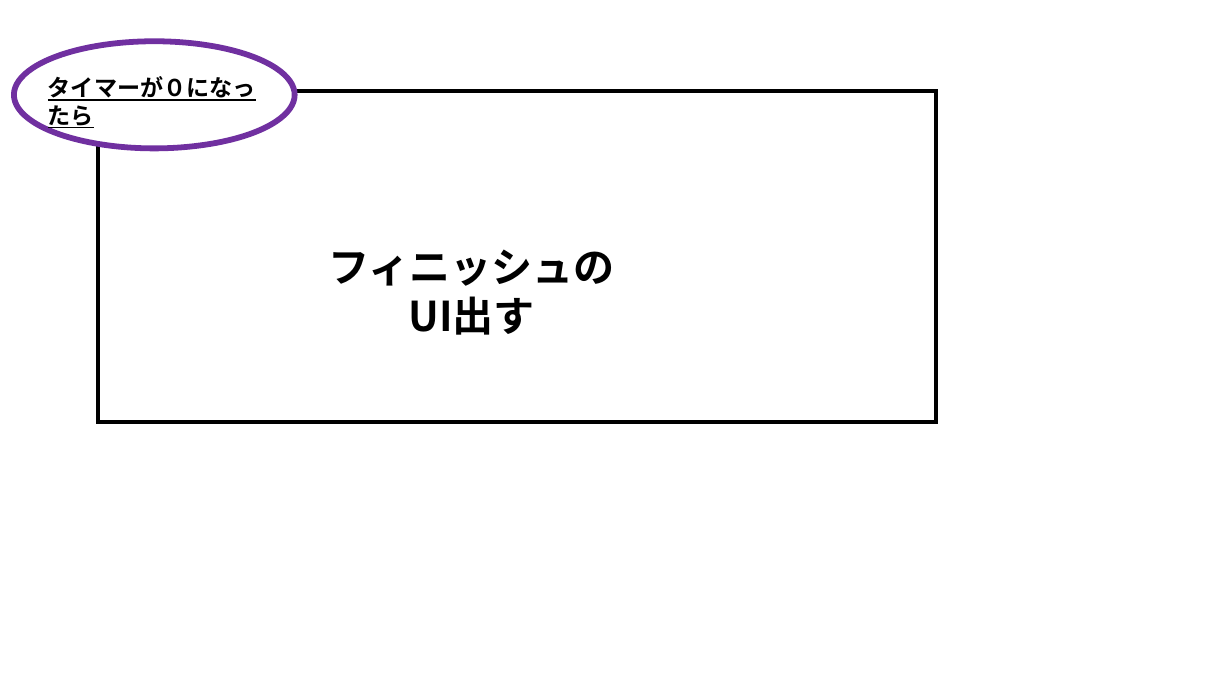
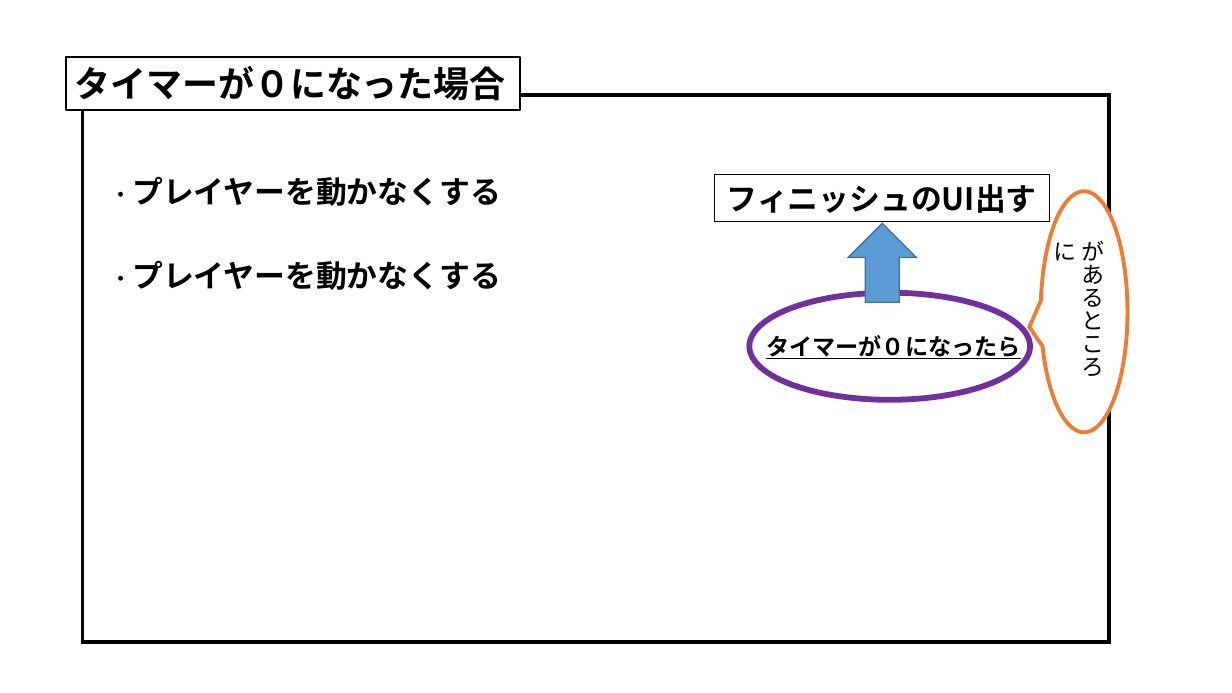
Before and after one commit to MizukiKato0416/sotsugyou_time_kato, a slide deck: slide 19 of 卒業制作_風船わりゲーム（仮）.pptx (slide 17 before the commit). Drawn at 1232x693 pixels with LibreOffice and Linux fonts; fonts in the diff are those of the drawing. Boxes give left, top, right and bottom in pixels: in the first picture for what was removed or moved away, otherwise in the second. Text is boxed around its words. In the diff, an @@ line names an element or a change of style, - is before the commit and + after.

```diff
--- a/卒業制作_風船わりゲーム（仮）.pptx
+++ b/卒業制作_風船わりゲーム（仮）.pptx
@@ rectangle added at (66,57,519,110), fill #FFFFFF, outline #000000 1.5 pt, 28 pt, text #000000, bold @@
+タイマーが０になった場合
@@ rectangle: place and size @@
-rectangle at (98,91,936,422)
+rectangle at (82,95,1109,642)
@@ text added at (109,176,501,206), 24 pt, text #000000, bold @@
+・プレイヤーを動かなくする
@@ rectangle "フィニッシュのUI出す": place and size @@
-rectangle "フィニッシュのUI出す" at (328,249,615,335)
+rectangle "フィニッシュのUI出す" at (714,175,1049,221)
@@ rectangle "フィニッシュのUI出す" at (714,175,1049,221): size 32 to 24 pt; outline none to #000000 0.75 pt @@
@@ speech bubble added at (1041,192,1128,433), fill #FFFFFF, outline #ED7D31 3 pt @@
@@ down arrow added at (848,224,917,302), fill #5B9BD5, outline #43739E 1 pt @@
@@ text added at (109,260,501,290), 24 pt, text #000000, bold @@
+・プレイヤーを動かなくする
@@ text added at (1082,240,1105,376), 18 pt, text #000000 @@
+があるところに
@@ ellipse: place and size @@
-ellipse at (14,42,295,149)
+ellipse at (750,293,1031,400)
@@ text "タイマーが０になったら" rewrapped from (48,76,256,101) to (766,335,1020,359) @@
```
Also in this commit, not shown: 3 other slides changed, 3 slides added, 1 other file.
